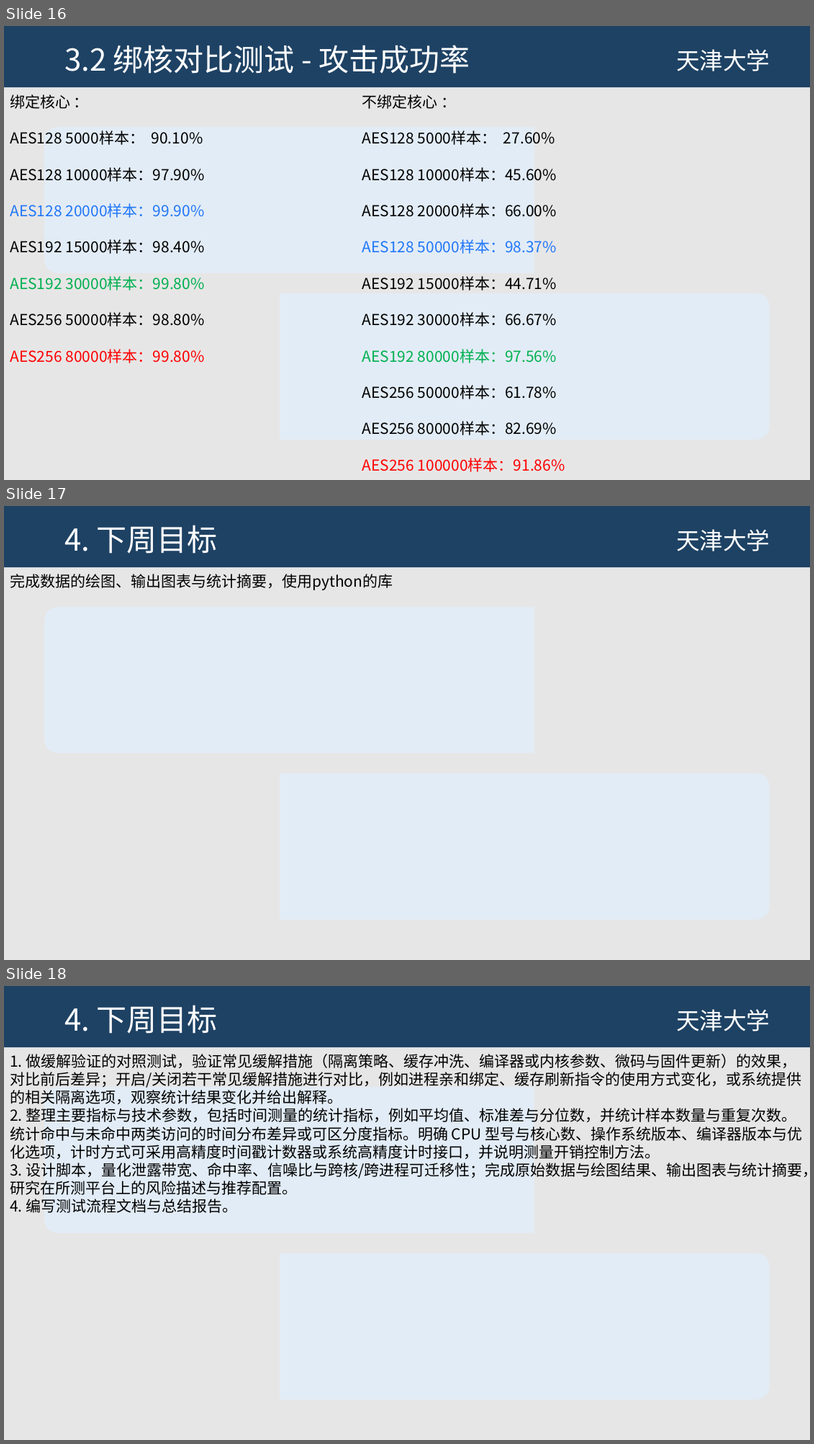
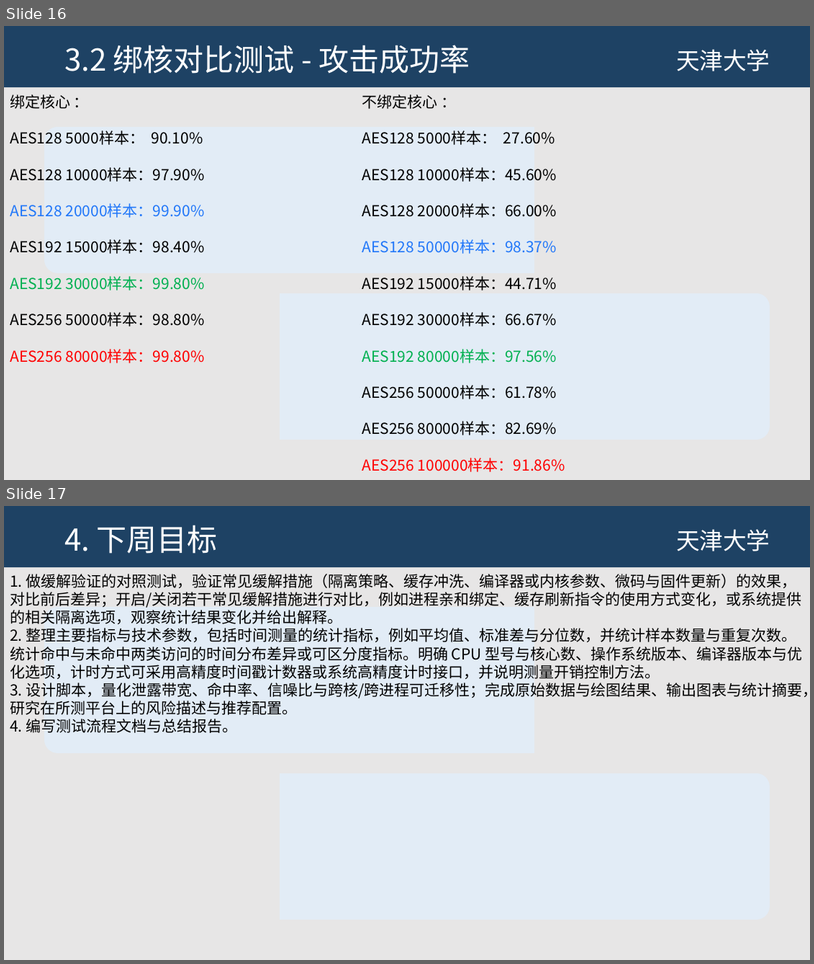
Before and after one commit to JHM2004/amd-microarch-side-channel-testbed, a slide deck: 第8周 - 2026-03-25 - AES flush and reload/AES192-AES256-flush and reload攻击.pptx. Shown one above the other, each under a label of ours: slides 16, 17 and 18 before the commit, slides 16 and 17 after it. The pictures are 814x1444 and 814x964 pixels, drawn with LibreOffice and Linux fonts; fonts in the diff are those of the drawing; background and template pictures are left out. Boxes give left, top, right and bottom in pixels: in the first picture for what was removed or moved away, otherwise in the second. Text is boxed around its words. In the diff, an @@ line names an element or a change of style, - is before the commit and + after.

```diff
--- a/第8周 - 2026-03-25 - AES flush and reload/AES192-AES256-flush and reload攻击.pptx
+++ b/第8周 - 2026-03-25 - AES flush and reload/AES192-AES256-flush and reload攻击.pptx
@@ slide 17 removed at (4, 506, 810, 960), background #E7E6E6; not listed: 2 template elements that a slide beside it also shows @@
@@ title removed at (64, 525, 218, 554) @@
-4. 下周目标
@@ text removed at (10, 574, 393, 590) @@
-完成数据的绘图、输出图表与统计摘要，使用python的库
@@ what was slide 18 is now slide 17 @@
```
Also in this commit, not shown: 13 other files.
